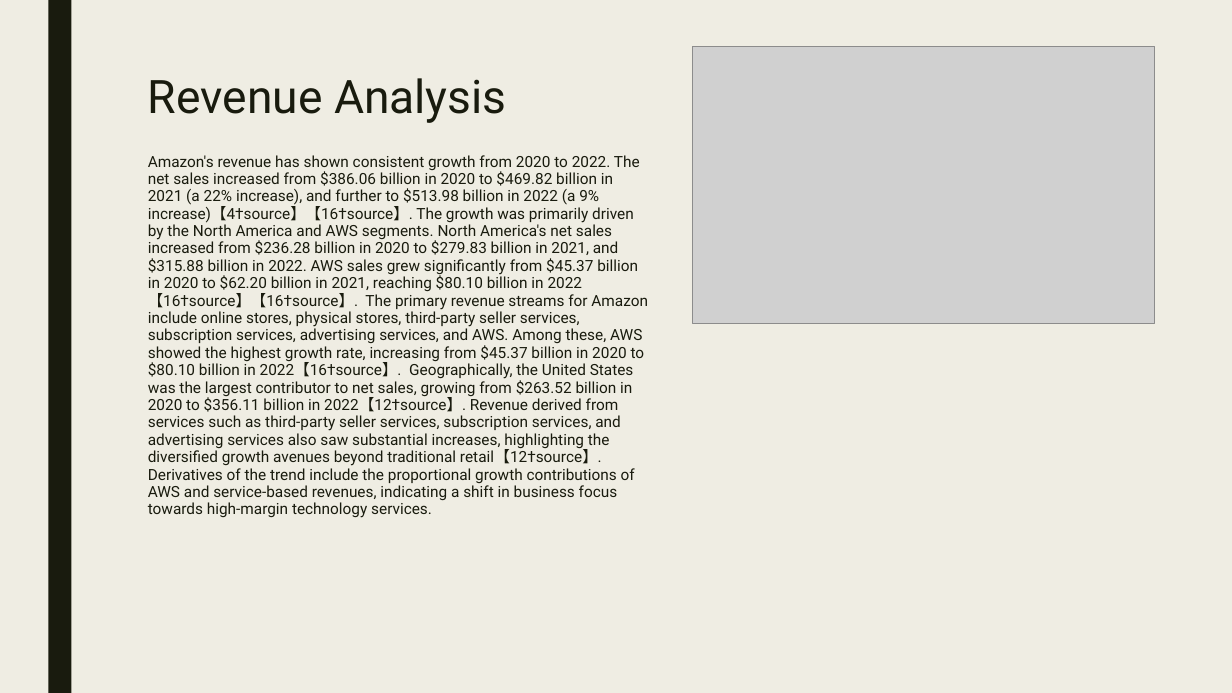
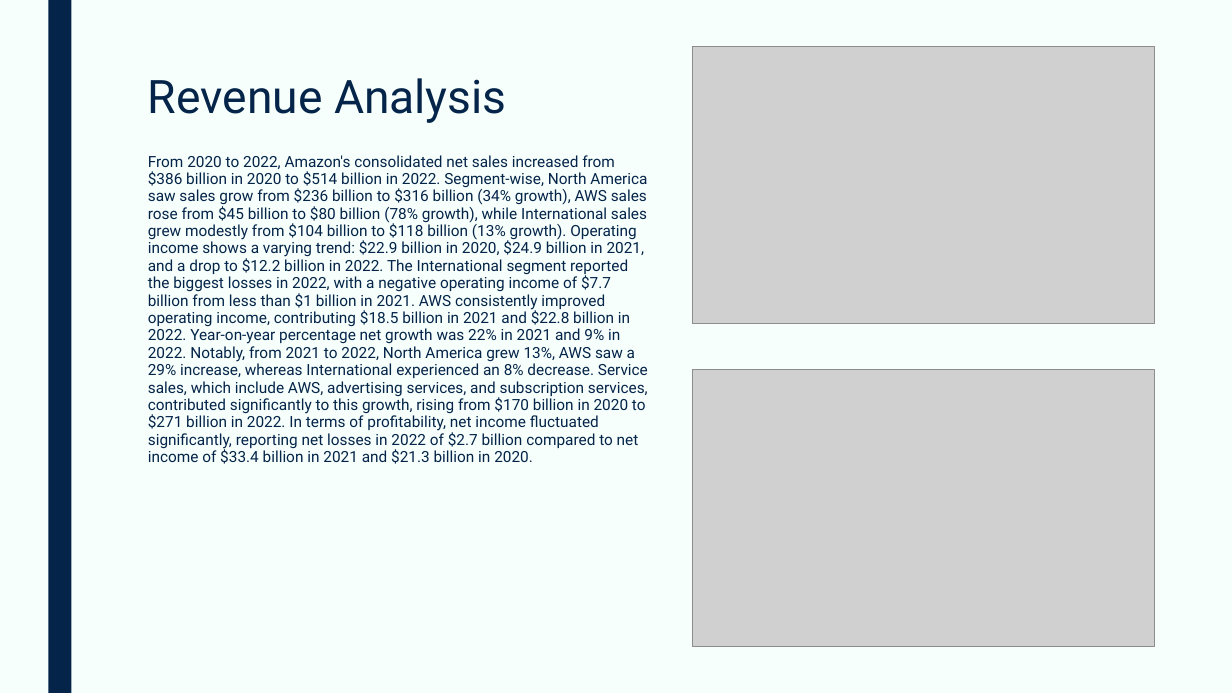
Before and after one commit to devangovind/AMUCLDISS, a slide deck: slide 2 of fastapi-backend/pres/output.pptx. Drawn at 1232x693 pixels with LibreOffice and Linux fonts; fonts in the diff are those of the drawing; grey boxes stand for pictures. Boxes give left, top, right and bottom in pixels: in the first picture for what was removed or moved away, otherwise in the second. Text is boxed around its words. In the diff, an @@ line names an element or a change of style, - is before the commit and + after.

Commit message:
updates to presentation

```diff
--- a/fastapi-backend/pres/output.pptx
+++ b/fastapi-backend/pres/output.pptx
@@ background #EFEDE3 to #F6FFFB @@
@@ rectangle at [48, 0, 71, 693]: fill #191B0E to #042449 @@
@@ title "Revenue Analysis" at [148, 78, 507, 123]: text colour #191B0E to #042449 @@
@@ text at [148, 155, 648, 464]: text changed; text colour #191B0E to #042449 @@
-Amazon's revenue has shown consistent growth from 2020 to 2022. The net sales increased from $386.06 billion in 2020 to $469.82 billion in 2021 (a 22% increase), and further to $513.98 billion in 2022 (a 9% increase)【4†source】【16†source】. The growth was primarily driven by the North America and AWS segments. North America's net sales increased from $236.28 billion in 2020 to $279.83 billion in 2021, and $315.88 billion in 2022. AWS sales grew significantly from $45.37 billion in 2020 to $62.20 billion in 2021, reaching $80.10 billion in 2022【16†source】【16†source】. The primary revenue streams for Amazon include online stores, physical stores, third-party seller services, subscription services, advertising services, and AWS. Among these, AWS showed the highest growth rate, increasing from $45.37 billion in 2020 to $80.10 billion in 2022【16†source】. Geographically, the United States was the largest contributor to net sales, growing from $263.52 billion in 2020 to $356.11 billion in 2022【12†source】. Revenue derived from services such as third-party seller services, subscription services, and advertising services also saw substantial increases, highlighting the diversified growth avenues beyond traditional retail【12†source】. Derivatives of the trend include the proportional growth contributions of AWS and service-based revenues, indicating a shift in business focus towards high-margin technology services.
+From 2020 to 2022, Amazon's consolidated net sales increased from $386 billion in 2020 to $514 billion in 2022. Segment-wise, North America saw sales grow from $236 billion to $316 billion (34% growth), AWS sales rose from $45 billion to $80 billion (78% growth), while International sales grew modestly from $104 billion to $118 billion (13% growth). Operating income shows a varying trend: $22.9 billion in 2020, $24.9 billion in 2021, and a drop to $12.2 billion in 2022. The International segment reported the biggest losses in 2022, with a negative operating income of $7.7 billion from less than $1 billion in 2021. AWS consistently improved operating income, contributing $18.5 billion in 2021 and $22.8 billion in 2022. Year-on-year percentage net growth was 22% in 2021 and 9% in 2022. Notably, from 2021 to 2022, North America grew 13%, AWS saw a 29% increase, whereas International experienced an 8% decrease. Service sales, which include AWS, advertising services, and subscription services, contributed significantly to this growth, rising from $170 billion in 2020 to $271 billion in 2022. In terms of profitability, net income fluctuated significantly, reporting net losses in 2022 of $2.7 billion compared to net income of $33.4 billion in 2021 and $21.3 billion in 2020.
@@ picture added at [693, 370, 1155, 647] @@
```
Also in this commit, not shown: 3 other slides changed, 2 slides added, 6 other files.
